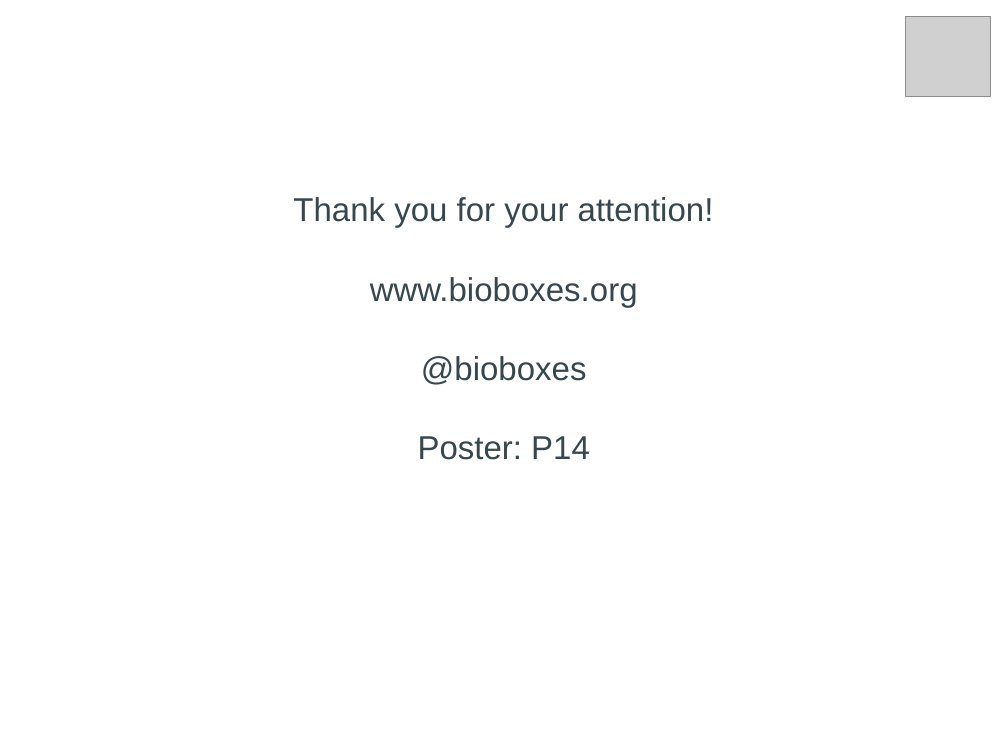
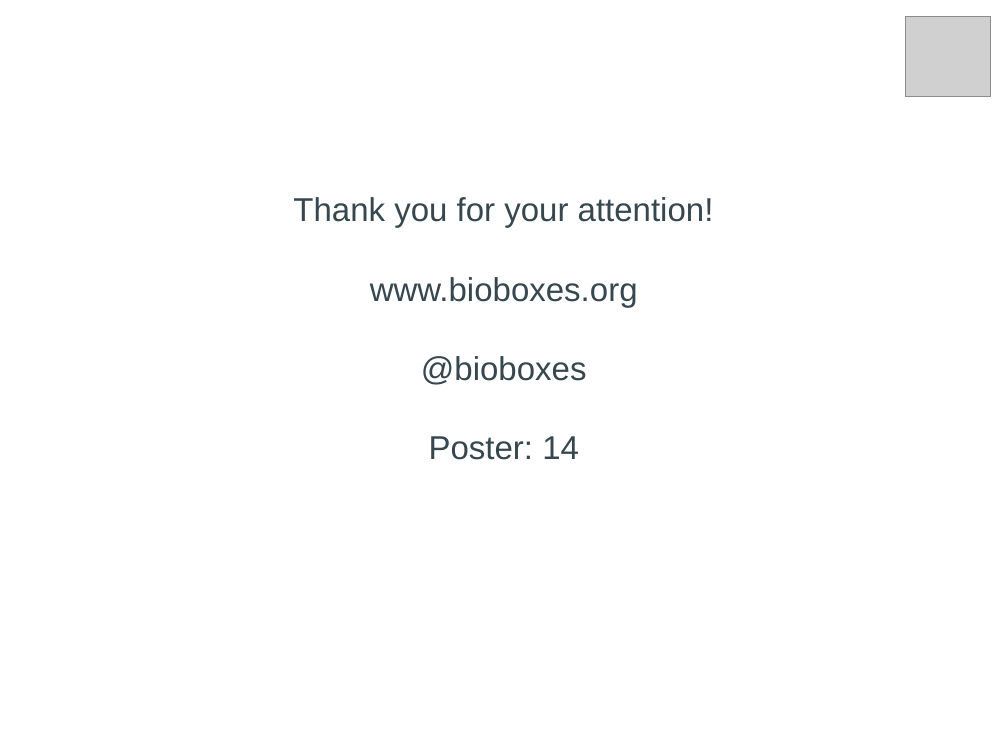
Before and after one commit to bioboxes/abstracts, a slide deck: slide 8 of abstracts/bosc_2015/talk.odp (slide 7 before the commit). Drawn at 1008x756 pixels with LibreOffice and Linux fonts; fonts in the diff are those of the drawing; grey boxes stand for pictures. Boxes give left, top, right and bottom in pixels: in the first picture for what was removed or moved away, otherwise in the second. Text is boxed around its words. In the diff, an @@ line names an element or a change of style, - is before the commit and + after.

```diff
--- a/abstracts/bosc_2015/talk.odp
+++ b/abstracts/bosc_2015/talk.odp
@@ subtitle at bbox=[429, 436, 579, 460]: text changed @@
-Poster: P14
+Poster: 14
```
Also in this commit, not shown: 5 other slides changed, 2 slides added, 1 slide removed, 1 other file.
